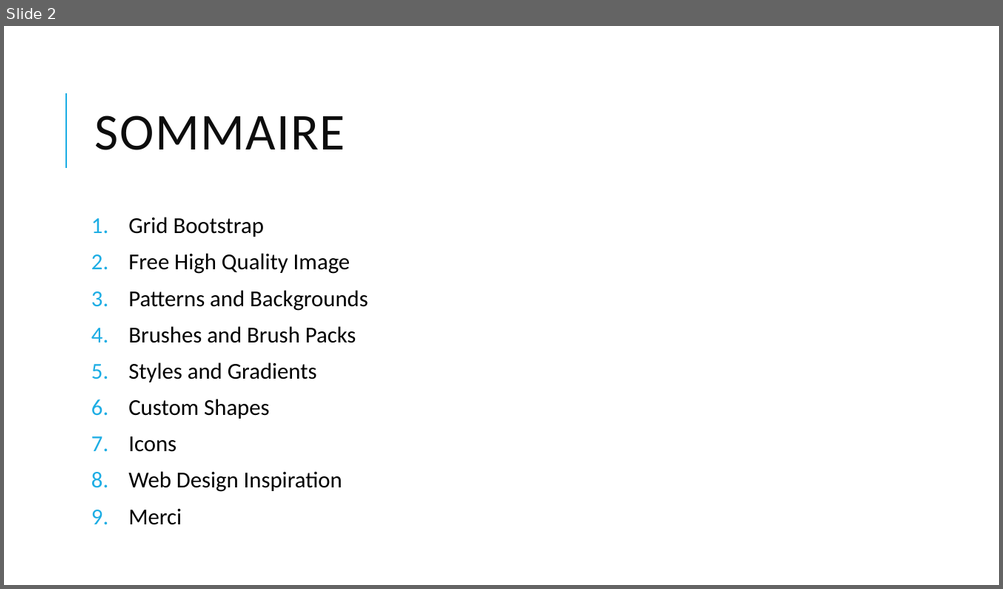
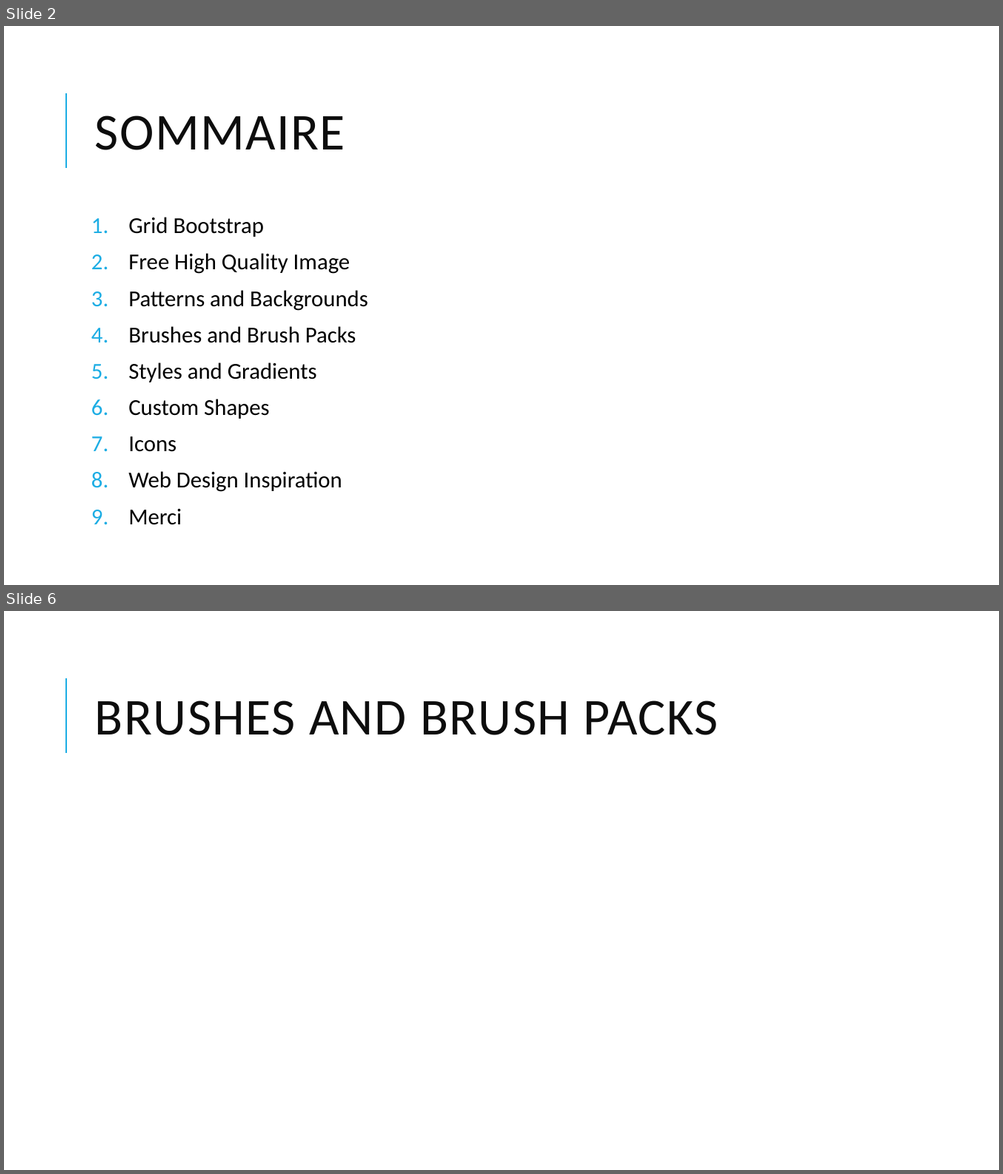
Before and after one commit to lasridouae/Photoshop-Web-Design, a slide deck: 4. Avoir une base d’images HQR (High Quality Resources)/Avoir une base d’images HQR (High Quality Resources).pptx. Shown one above the other, each under a label of ours: slide 2 before the commit, slides 2 and 6 after it; the slides between them are not shown. The pictures are 1003x589 and 1003x1174 pixels, drawn with LibreOffice and Linux fonts; fonts in the diff are those of the drawing. Boxes give left, top, right and bottom in pixels: in the first picture for what was removed or moved away, otherwise in the second. Text is boxed around its words. In the diff, an @@ line names an element or a change of style, - is before the commit and + after.

```diff
--- a/4. Avoir une base d’images HQR (High Quality Resources)/Avoir une base d’images HQR (High Quality Resources).pptx
+++ b/4. Avoir une base d’images HQR (High Quality Resources)/Avoir une base d’images HQR (High Quality Resources).pptx
@@ slide 6 added at <box>4,611,999,1170</box>, background #FFFFFF; not listed: 1 template element that a slide beside it also shows @@
@@ title added at <box>95,701,718,735</box>, 50 pt, text #0D0D0D @@
+BRUSHES AND BRUSH PACKS
```
Also in this commit, not shown: 1 slide changed, 7 other slides added, 1 slide removed, 4 other files.
